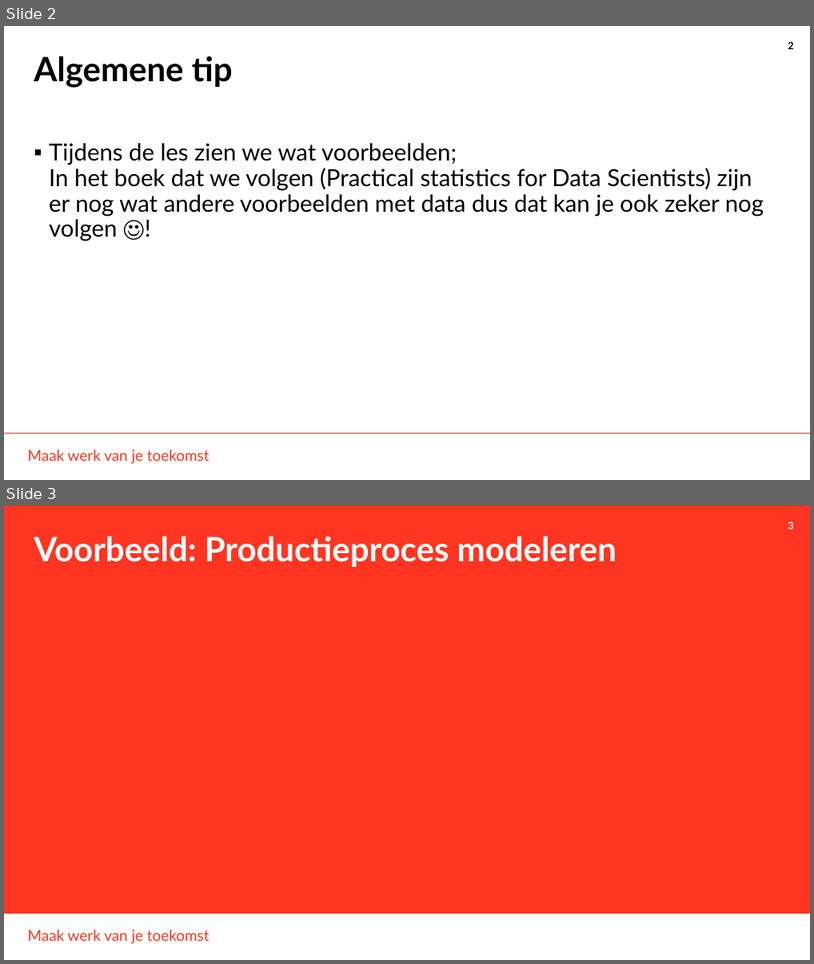
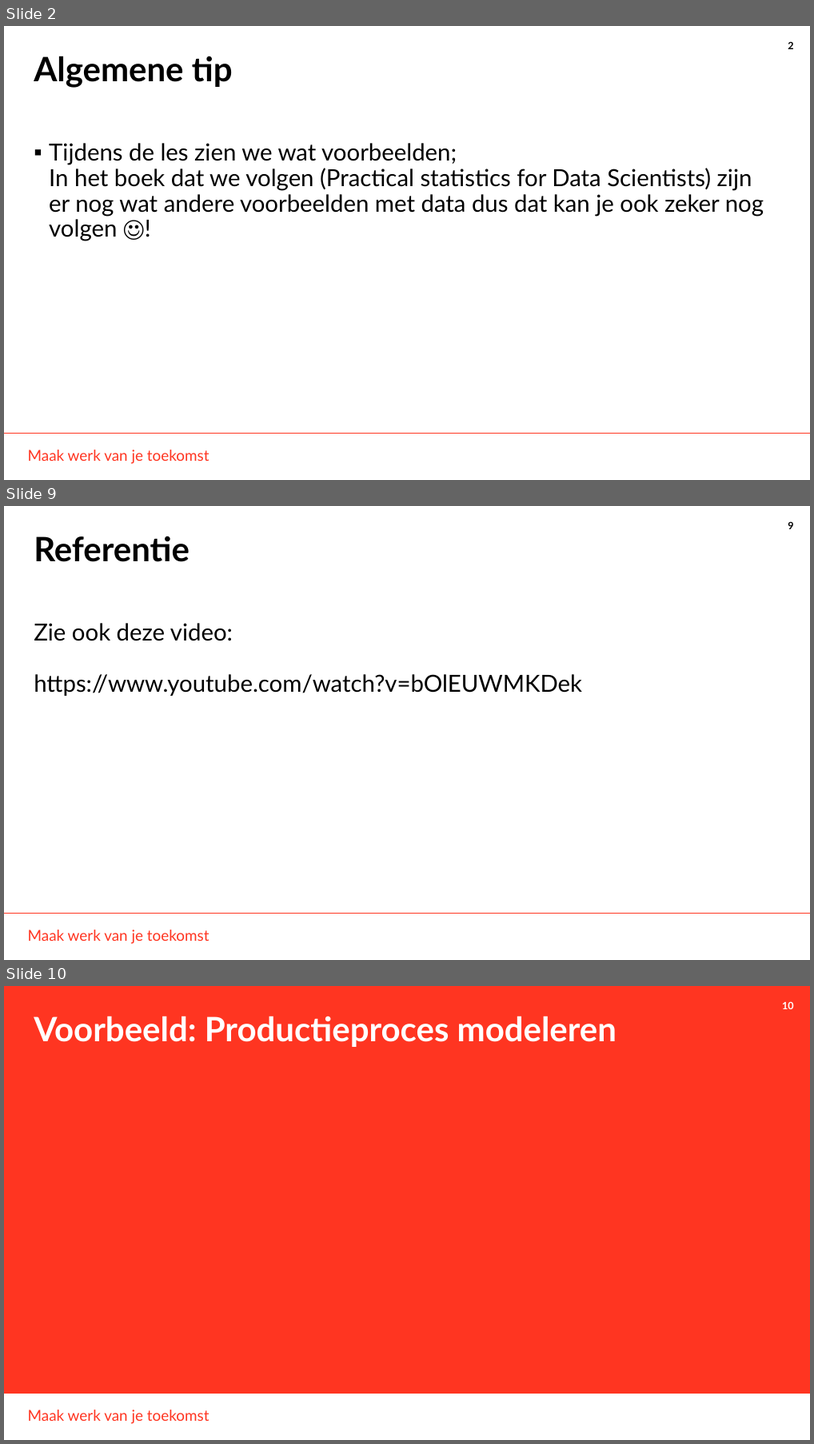
Before and after one commit to THellemans/data-science-syntra-ab, a slide deck: 06 statistiek/04 Numerieke data verdelingen verkennen/04 Numerieke data verdelingen verkennen.pptx. Shown one above the other, each under a label of ours: slides 2 and 3 before the commit, slides 2, 9 and 10 after it; the slides between them are not shown. The pictures are 814x964 and 814x1444 pixels, drawn with LibreOffice and Linux fonts; fonts in the diff are those of the drawing; background and template pictures are left out. Boxes give left, top, right and bottom in pixels: in the first picture for what was removed or moved away, otherwise in the second. Text is boxed around its words. In the diff, an @@ line names an element or a change of style, - is before the commit and + after.

```diff
--- a/06 statistiek/04 Numerieke data verdelingen verkennen/04 Numerieke data verdelingen verkennen.pptx
+++ b/06 statistiek/04 Numerieke data verdelingen verkennen/04 Numerieke data verdelingen verkennen.pptx
@@ slide 9 added at <box>4,506,810,960</box>, background #FFFFFF; not listed: 3 template elements that a slide beside it also shows @@
@@ title added at <box>34,536,190,562</box>, 40 pt, text #000000, bold @@
+Referentie
@@ text added at <box>34,623,582,696</box>, 28 pt, text #000000 @@
+Zie ook deze video:
+https://www.youtube.com/watch?v=bOlEUWMKDek
@@ what was slide 3 is now slide 10 @@
@@ page number at <box>782,1002,794,1009</box>: text changed @@
-3
+10
```
Also in this commit, not shown: 6 slides changed, 7 other slides added, 1 slide removed, 34 other files.
